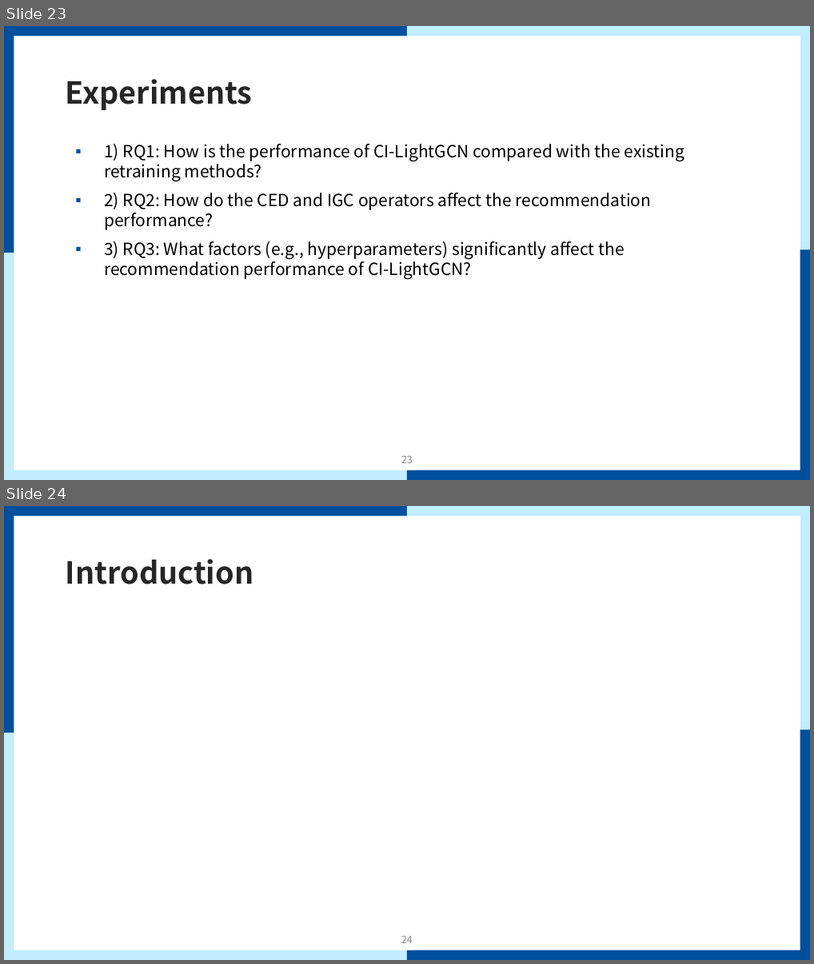
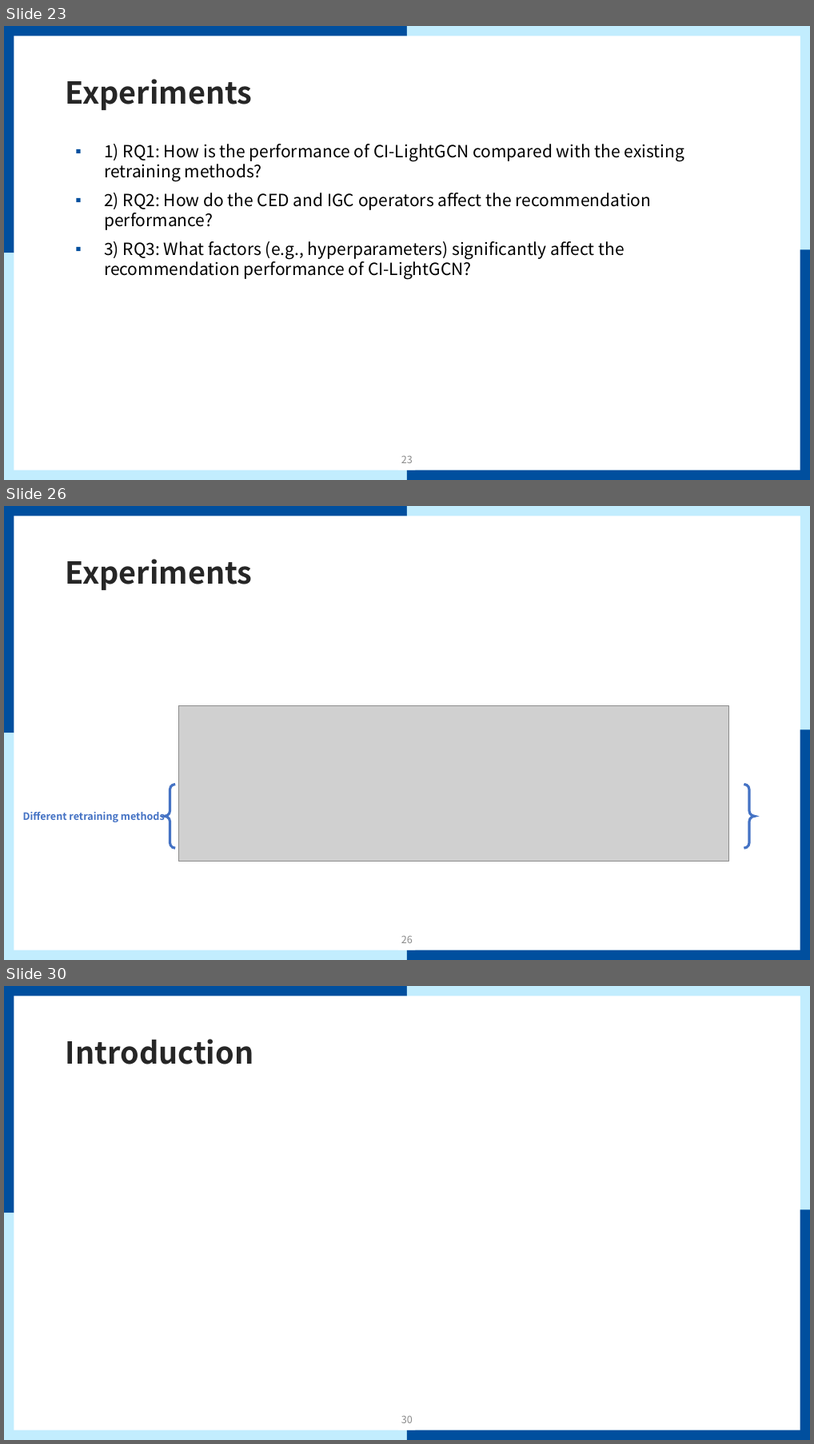
Before and after one commit to mmvv11/GraduateStudies, a slide deck: papers/review/Causal Incremental Graph Convolution for review.pptx. Shown one above the other, each under a label of ours: slides 23 and 24 before the commit, slides 23, 26 and 30 after it; the slides between them are not shown. The pictures are 814x964 and 814x1444 pixels, drawn with LibreOffice and Linux fonts; fonts in the diff are those of the drawing; grey boxes stand for pictures; background and template pictures are left out. Boxes give left, top, right and bottom in pixels: in the first picture for what was removed or moved away, otherwise in the second. Text is boxed around its words. In the diff, an @@ line names an element or a change of style, - is before the commit and + after.

Commit message:
causal 논문 experiments 부분 작성중

```diff
--- a/papers/review/Causal Incremental Graph Convolution for review.pptx
+++ b/papers/review/Causal Incremental Graph Convolution for review.pptx
@@ slide 26 added at (4, 506, 810, 960), background #FFFFFF; not listed: 9 template elements that a slide beside it also shows @@
@@ title added at (66, 559, 253, 590), 36 pt, text #262626, bold @@
+Experiments
@@ picture added at (179, 706, 730, 861) @@
@@ brace pair added at (165, 784, 755, 848), outline #4472C4 3 pt @@
@@ text added at (23, 812, 165, 822), 12 pt, text #4472C4, bold @@
+Different retraining methods
@@ page number added at (402, 936, 413, 943), 12 pt, text #8C8C8C @@
+26
@@ what was slide 24 is now slide 30 @@
@@ page number at (402, 1416, 413, 1423): text changed @@
-24
+30
```
Also in this commit, not shown: 5 other slides added.
